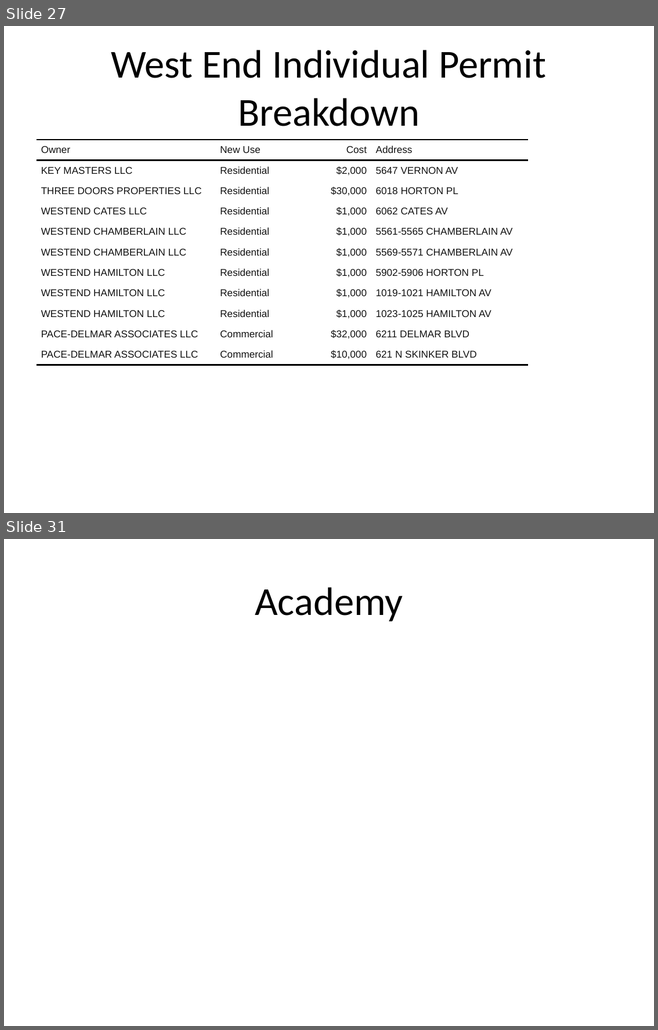
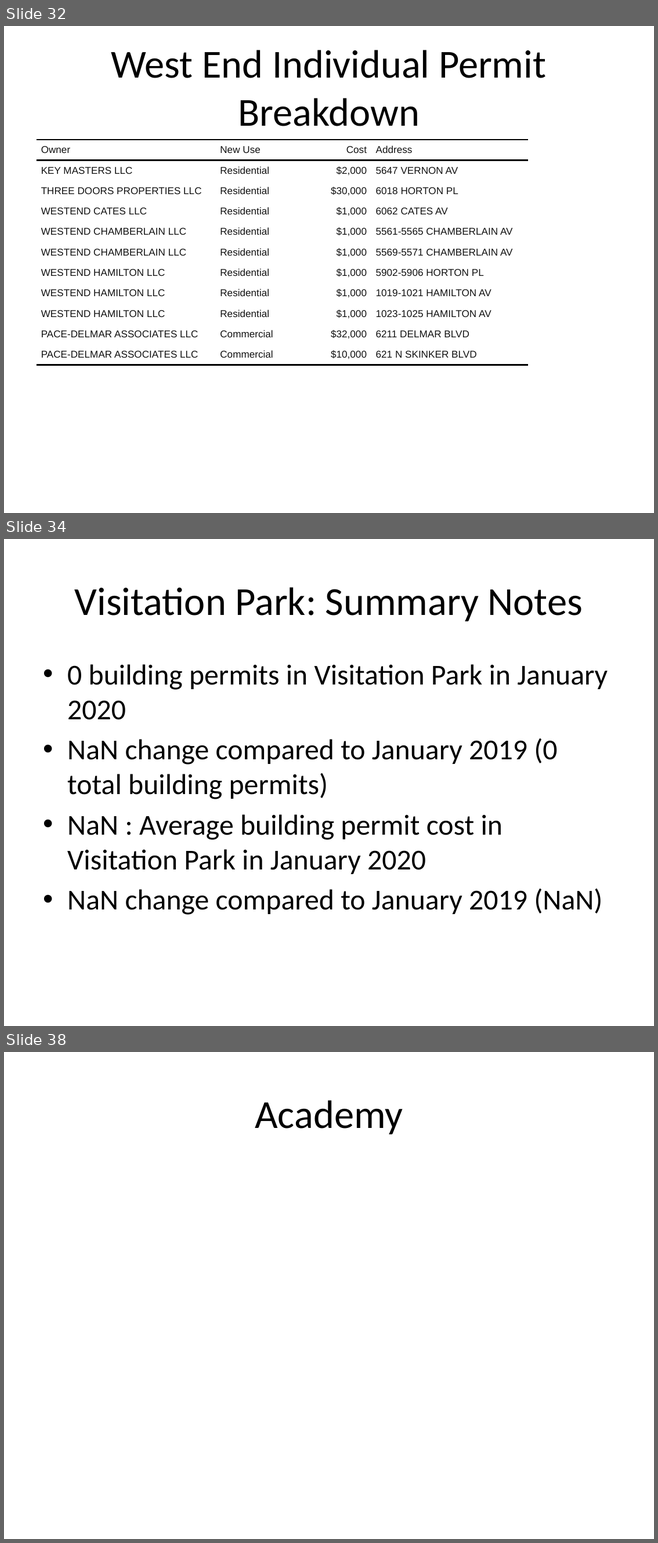
Before and after one commit to wumcrc/stl-building-permits, a slide deck: results/2020/January/finalreport.pptx. Shown one above the other, each under a label of ours: slides 27 and 31 before the commit, slides 32, 34 and 38 after it; the slides between them are not shown. The pictures are 658x1030 and 658x1543 pixels, drawn with LibreOffice and Linux fonts; fonts in the diff are those of the drawing; background and template pictures are left out. Boxes give left, top, right and bottom in pixels: in the first picture for what was removed or moved away, otherwise in the second. Text is boxed around its words. In the diff, an @@ line names an element or a change of style, - is before the commit and + after.

```diff
--- a/results/2020/January/finalreport.pptx
+++ b/results/2020/January/finalreport.pptx
@@ slide 34 added at [4,539,654,1026], background #FFFFFF @@
@@ title added at [75,587,582,621], 44 pt, text #000000 @@
+Visitation Park: Summary Notes
@@ text added at [67,664,607,915], 32 pt, text #000000 @@
+• 0 building permits in Visitation Park in January 2020
+• NaN change compared to January 2019 (0 total building permits)
+• NaN : Average building permit cost in Visitation Park in January 2020
+• NaN change compared to January 2019 (NaN)
@@ what was slide 27 is now slide 32 @@
@@ what was slide 31 is now slide 38 @@
```
Also in this commit, not shown: 10 slides changed, 9 other slides added, 11 other files.
